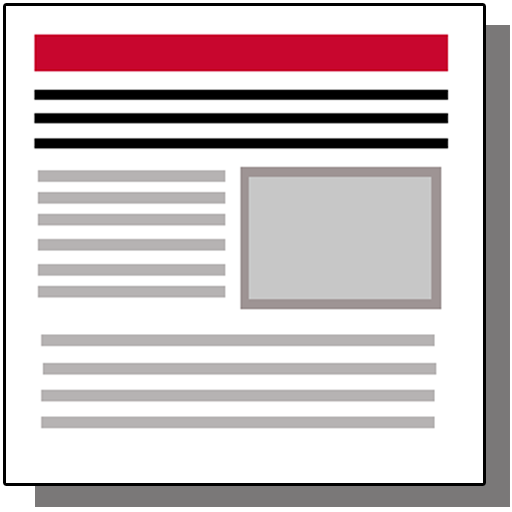
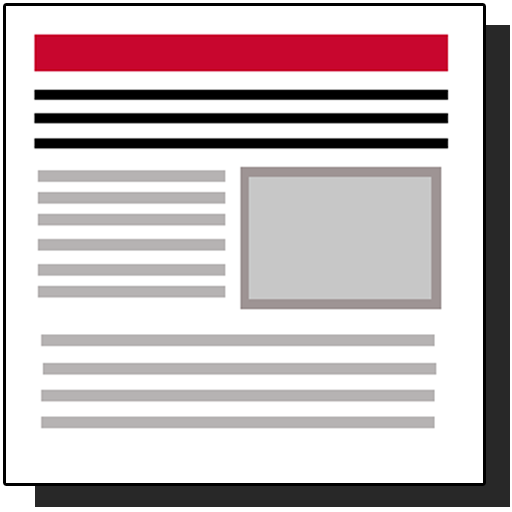
Layers edited between the first and the second 512px x 512px image:
painted on "Layer 2" over [35, 25, 510, 507]
